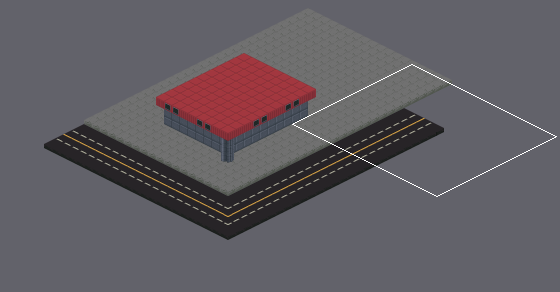
Two states of a Tiled map, data/tiled/level1.tmx. The first picture is a wide view before the edit; the outline marks the close-up.
Close-up. Old version:
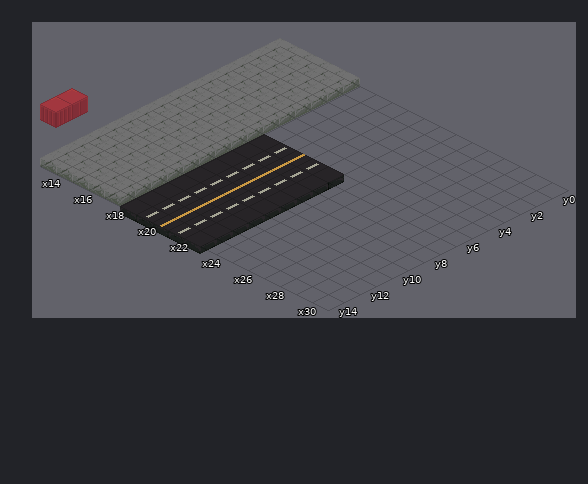
Cells are 32x16 px. Isometric: x runs down to the right, y down to the left. Shown: x 13..30, y 0..14. The commit also changed other parts of the map, which this record leaves out. Layer "2f" is drawn 0,-16 px off the grid. Layer "3f" is drawn 0,-32 px off the grid. Layer "4f" is drawn 0,-46 px off the grid. Layer "street" is drawn 0,8 px off the grid.
The same view after the edit:
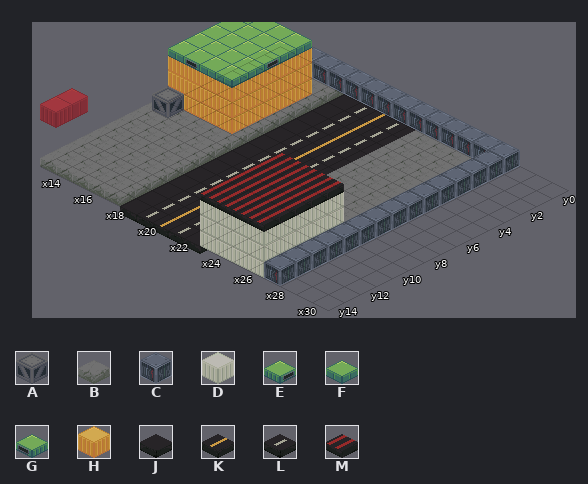
Key: from "cyberstreets": A 11, B 18, C 37, D 40, E 61, F 92, G 93, H 108, J 116, K 129, L 145, M 151.
_ is an empty cell, . an unchanged one.
From old to new:
--- layer "street"
@@ x 18..22 @@
- 0 _____
- 1 _____
- 2 _____
- 3 _____
- 4 _____
- 5 _____
+ 0 JLKLJ
+ 1 JLKLJ
+ 2 JLKLJ
+ 3 JLKLJ
+ 4 JLKLJ
+ 5 JLKLJ
--- layer "ground"
@@ x 23..26 @@
- 0 ____
- 1 ____
- 2 ____
- 3 ____
- 4 ____
- 5 ____
- 6 ____
- 7 ____
- 8 ____
- 9 ____
-10 ____
-11 ____
-12 ____
-13 ____
-14 ____
+ 0 BBBB
+ 1 BBBB
+ 2 BBBB
+ 3 BBBB
+ 4 BBBB
+ 5 BBBB
+ 6 BBBB
+ 7 BBBB
+ 8 BBBB
+ 9 BBBB
+10 BBBB
+11 BBBB
+12 BBBB
+13 BBBB
+14 BBBB
--- layer "1f"
@@ x 13..27 @@
- 0 _______________
- 1 .............._
- 2 ____.........._
- 3 ____.........._
- 4 ____.........._
- 5 ____.........._
- 6 ____.........._
- 7 _............._
- 8 .............._
- 9 .............._
-10 .........._____
-11 .........._..._
-12 .........._..._
-13 .........._..._
-14 .........._____
+ 0 CCCCCCCCCCCCCCC
+ 1 ..............C
+ 2 HHHH..........C
+ 3 HHHH..........C
+ 4 HHHH..........C
+ 5 HHHH..........C
+ 6 HHHH..........C
+ 7 A.............C
+ 8 ..............C
+ 9 ..............C
+10 ..........DDDDC
+11 ..........D...C
+12 ..........D...C
+13 ..........D...C
+14 ..........DDDDC
--- layer "2f"
@@ x 13..16 @@
- 2 ____
- 3 ____
- 4 ____
- 5 ____
- 6 ____
+ 2 HHHH
+ 3 HHHH
+ 4 HHHH
+ 5 HHHH
+ 6 HHHH
@@ x 23..26 @@
-10 ____
-11 _.._
-12 _.._
-13 _.._
-14 ____
+10 DDDD
+11 D..D
+12 D..D
+13 D..D
+14 DDDD
--- layer "3f"
@@ x 13..16 @@
- 2 ____
- 3 ____
- 4 ____
- 5 ____
- 6 ____
+ 2 HHHH
+ 3 HHHH
+ 4 HHHH
+ 5 HHHH
+ 6 HHHH
@@ x 23..26 @@
-10 ____
-11 ____
-12 ____
-13 ____
-14 ____
+10 DDDD
+11 DDDD
+12 DDDD
+13 DDDD
+14 DDDD
--- layer "4f"
@@ x 13..16 @@
- 2 ____
- 3 ____
- 4 ____
- 5 ____
- 6 ____
+ 2 FFFF
+ 3 FFFF
+ 4 FFFE
+ 5 FFFF
+ 6 FGFF
@@ x 23..26 @@
-10 ____
-11 ____
-12 ____
-13 ____
-14 ____
+10 MMMM
+11 MMMM
+12 MMMM
+13 MMMM
+14 MMMM
